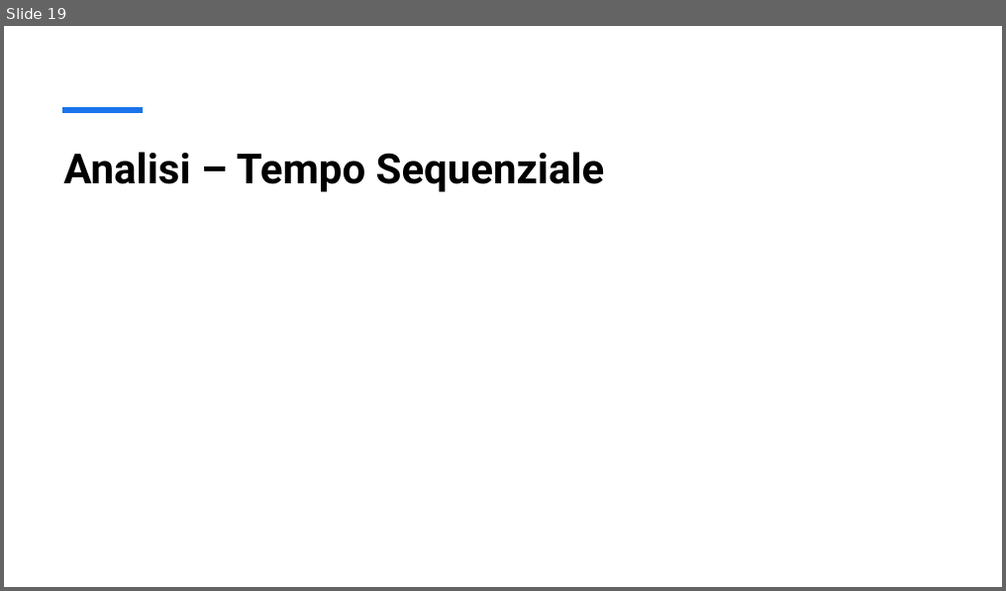
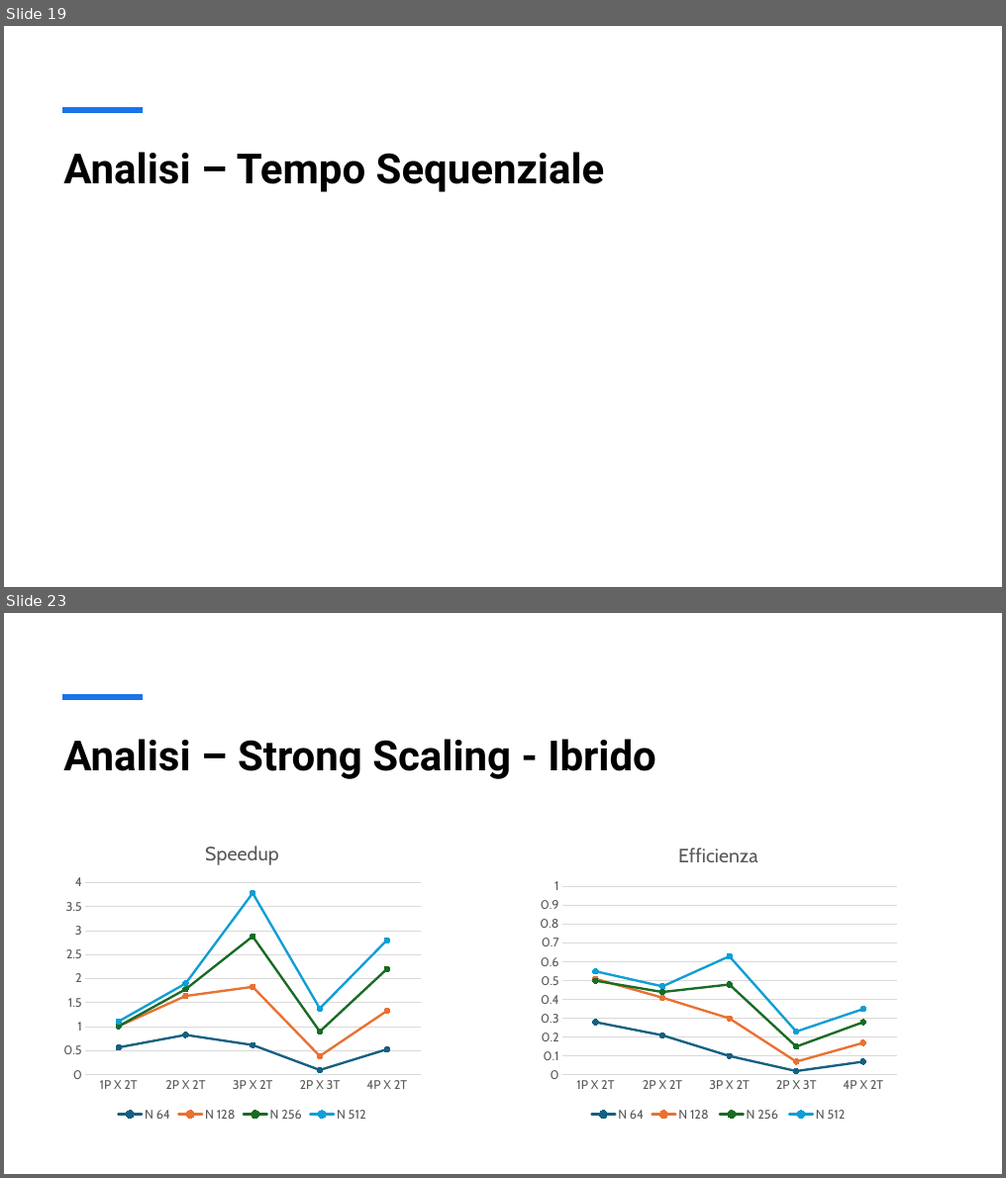
Before and after one commit to Gasspire/appunti-universita, a slide deck: Secondo Semestre/principi_prog_parallela/Codici/Progetto/Simulazione della Diffusione del Calore 2D.pptx. Shown one above the other, each under a label of ours: slide 19 before the commit, slides 19 and 23 after it; the slides between them are not shown. The pictures are 1006x591 and 1006x1178 pixels, drawn with LibreOffice and Linux fonts; fonts in the diff are those of the drawing; grey boxes stand for pictures. Boxes give left, top, right and bottom in pixels: in the first picture for what was removed or moved away, otherwise in the second. Text is boxed around its words. In the diff, an @@ line names an element or a change of style, - is before the commit and + after.

```diff
--- a/Secondo Semestre/principi_prog_parallela/Codici/Progetto/Simulazione della Diffusione del Calore 2D.pptx
+++ b/Secondo Semestre/principi_prog_parallela/Codici/Progetto/Simulazione della Diffusione del Calore 2D.pptx
@@ slide 23 added at [4, 613, 1002, 1174], background #FFFFFF; not listed: 1 template element that a slide beside it also shows @@
@@ title added at [63, 739, 656, 779], 40 pt, text #000000, bold @@
+Analisi – Strong Scaling - Ibrido
@@ line chart added at [56, 829, 428, 1125] @@
+title "Speedup "
+categories: 1P X 2T, 2P X 2T, 3P X 2T, 2P X 3T, 4P X 2T
+N 64: 0.6, 0.8, 0.6, 0.1, 0.5
+N 128: 1, 1.6, 1.8, 0.4, 1.3
+N 256: 1, 1.8, 2.9, 0.9, 2.2
+N 512: 1.1, 1.9, 3.8, 1.4, 2.8
@@ line chart added at [533, 829, 904, 1125] @@
+title "Efficienza "
+categories: 1P X 2T, 2P X 2T, 3P X 2T, 2P X 3T, 4P X 2T
+N 64: 0.28, 0.21, 0.1, 0.02, 0.07
+N 128 : 0.51, 0.41, 0.3, 0.07, 0.17
+N 256 : 0.5, 0.44, 0.48, 0.15, 0.28
+N 512: 0.55, 0.47, 0.63, 0.23, 0.35
```
Also in this commit, not shown: 2 slides changed, 2 other slides added, 4 other files.
